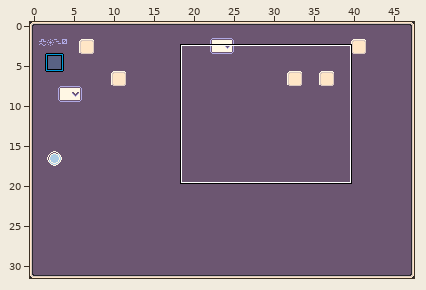
A LDtk project gets an edit: tiny-cli/src/main/resources/sfx/tiny-music-editor.ldtk. Above: a wide view before the commit, with the close-up outlined.
Close-up. Before the edit:
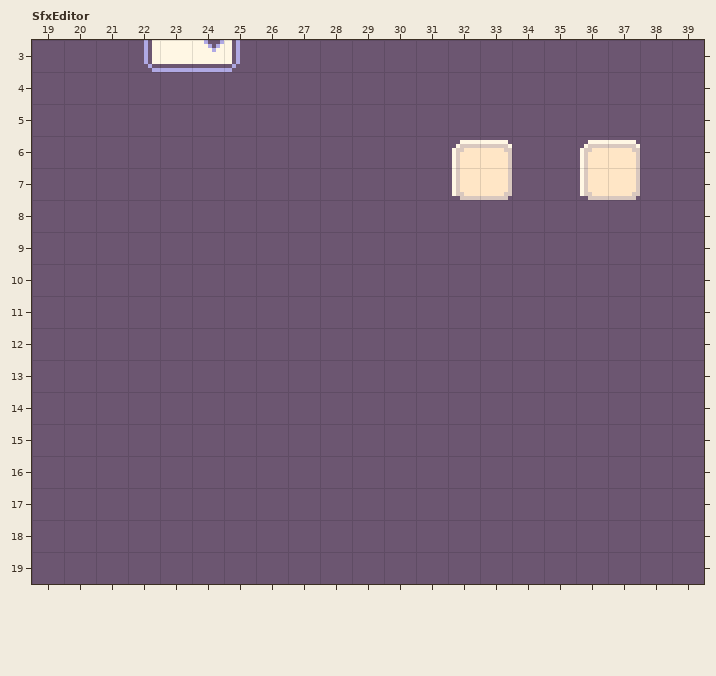
Cells are 8x8 px. Shown: SfxEditor x 19..39, y 3..19. The commit also changed other parts of the map, which this record leaves out.
And afterwards:
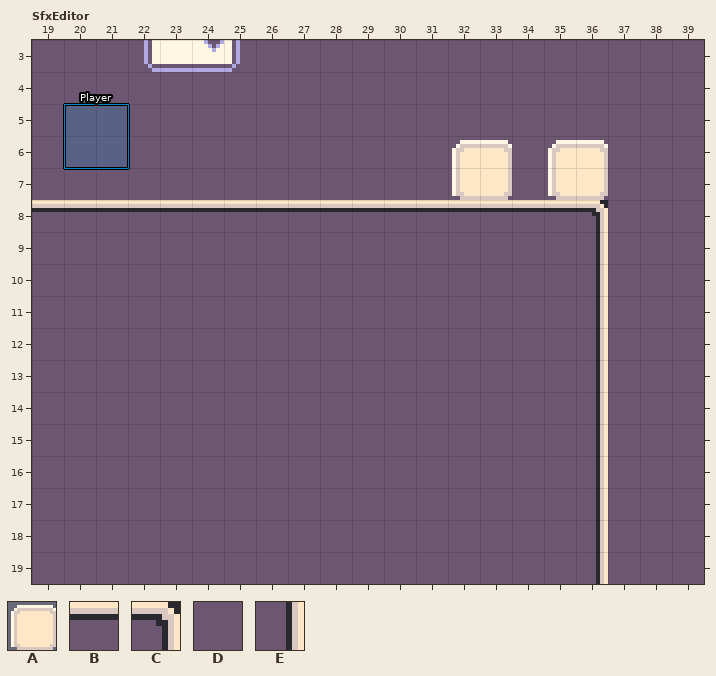
Key: from "Sfx": A 10, B 30, C 31, D 62, E 63.
_ is an empty cell.
Objects are placed by their top-left corner, in cells (3,4 is the top-left corner of cell 3,4); size is 1x1 cell unless given.
Changes in this commit:
Layer "WidgetsTiles":
Tile B replaces tile D in row 8 at x 19 to 35.
Tile C replaces tile D in row 8 at x 36.
Tile E replaces tile D in rows 9 to 19 at x 36.
Layer "Widgets":
A new object: A "Button" at 35,6 size 2x2.
A new object: "Player" rectangle at 20,5 size 2x2.
Layer "Harmonics":
Object A "Button" at 36,6 size 2x2 is removed.
